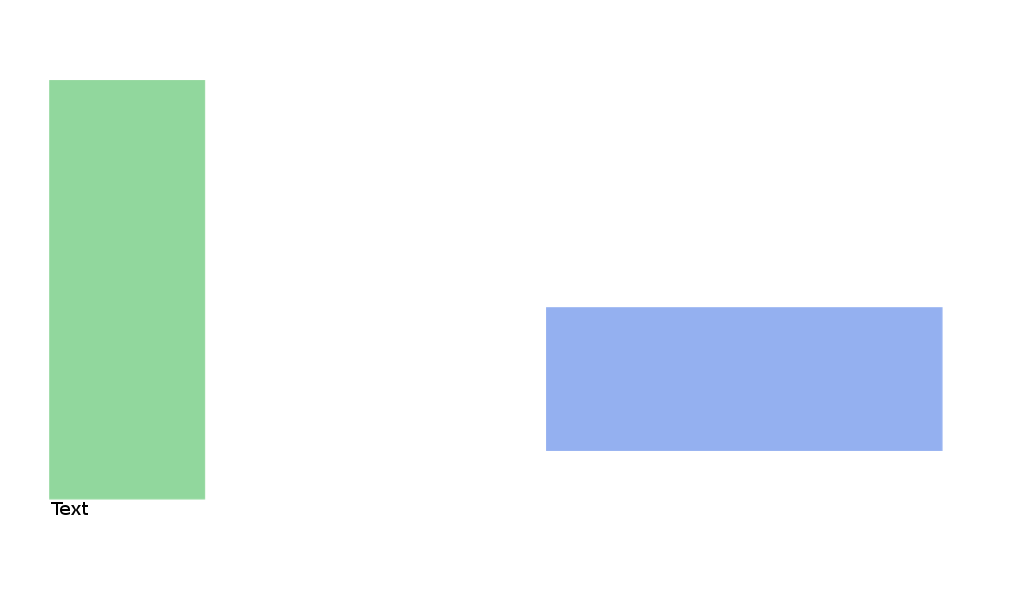
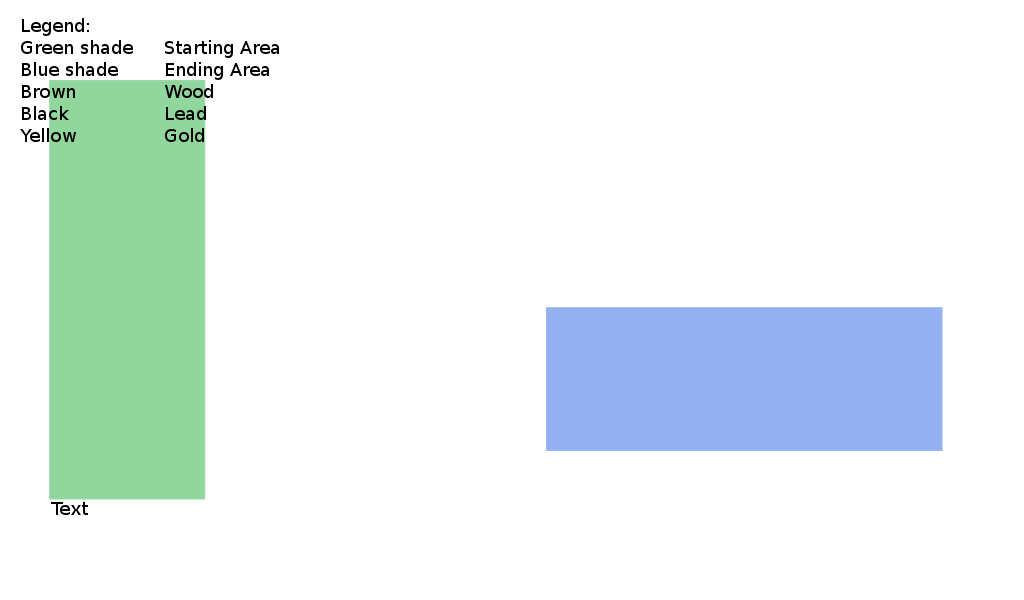
Comparing the layer stacks of the two 1024 × 600 images. Changes:
added layer "Legend: ..." above "Text ..." over (20, 18, 279, 142)
